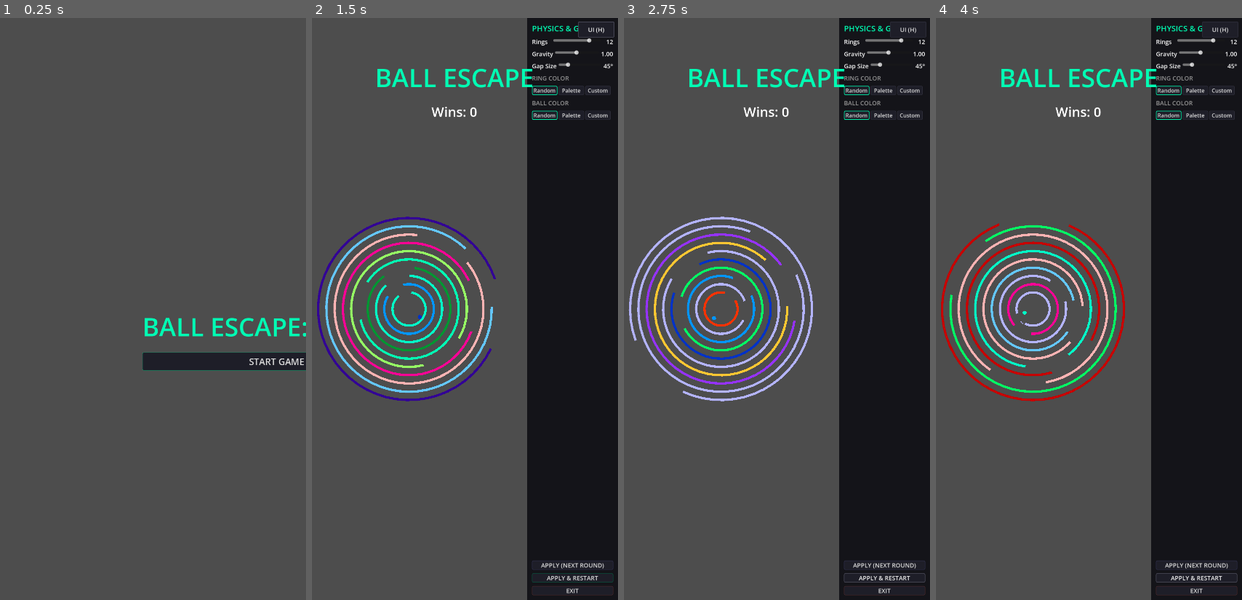
Above: before the commit, frames 1-4 (left to right).
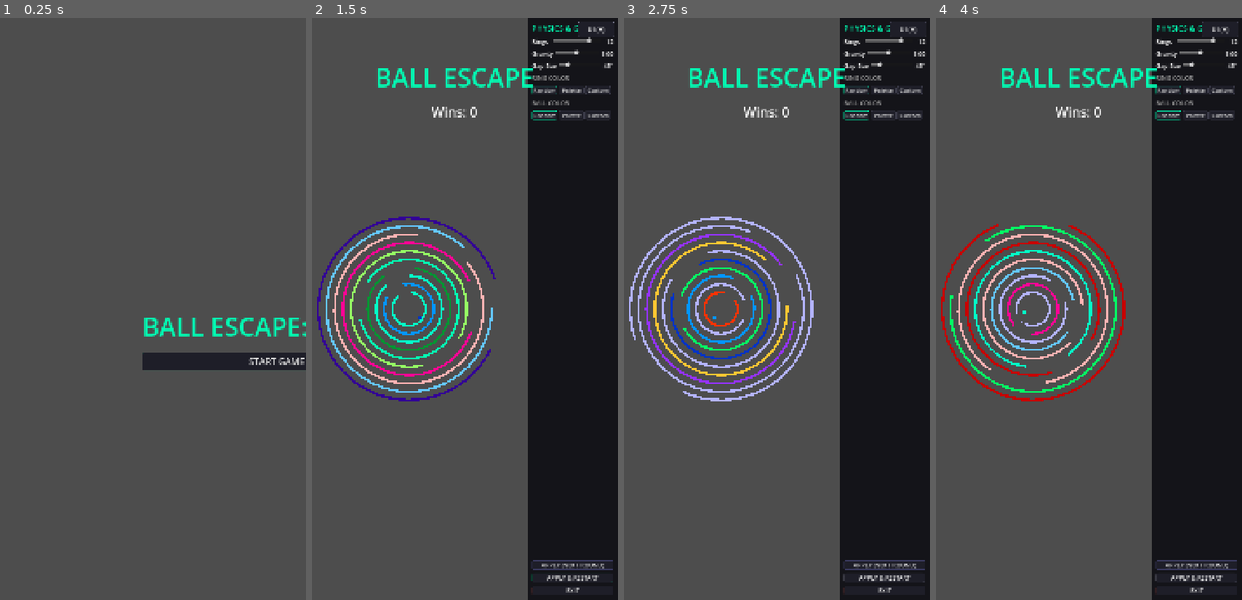
Above: after the commit, the same moments.

Repository: landmark283/godot-ballgame
Game: Godot game, scene res://main.tscn
The game is run twice, just before and just after one commit, with the same random seed, the same clock (stepped at 60 frames per second) and the same inputs.
Inputs:
- Up to frame 1 (0.25 s): no input
- Up to frame 2 (1.5 s): click "START GAME" at 0.5 s; click "UI (H)" at 1.25 s
- Up to frame 3 (2.75 s): click "APPLY & RESTART" at 2 s
- Up to frame 4 (4 s): click "APPLY & RESTART" at 2.75 s; click "APPLY & RESTART" at 3.5 s

The runs differ from the first frame. In frame 1, 0.7% of the frame differs, in the area x 46-100%, y 51-61%; in frame 2, 3.8%; in frame 3, 3.9%, in the area x 1-99%, y 0-100%; in frame 4, 3.8%.

Commit message:
出片分辨率加 4K 竖屏档：拉伸模式改 canvas_items + override.cfg 档位开关
背景：用户反馈「界面分辨率变成 540×960，出来的图太糊」。实测澄清：540×960 是
预览窗口（window_*_override），成片一直是 1080×1920；真正的问题是没法升档。

- stretch/mode: viewport -> canvas_items
  viewport 下改大视口只能撑大世界层（Camera2D.zoom 由 get_viewport_rect() 反推），
  UI 的写死像素（FONT_* / SIDEBAR_WIDTH / ui.gd 约 22 处布局）不会跟着变 ——
  实测视口 1080->2160 时标题字号占画面高从 0.04375 掉到 0.0219（抽帧图上小一半）。
  canvas_items 把逻辑尺寸留成 1080x1920（camera.zoom 仍 0.7562），用 canvas 变换
  统一放大，UI 与字体一起跟上，Viewport.oversampling 保证字体不糊。
  结论：升分辨率一行 .gd 都不用改。
- 新增两个 .movie 出片键（默认 1080x1920）
  canvas_items 下出片分辨率取 override，不写 .movie 会按预览窗口的 540x960 出片。
- 新增 tools/tier_4k.cfg：拷成 override.cfg 即 4K 档，删掉即回 1080
  override.cfg 是引擎官方的工程设置覆盖机制，已加进 .gitignore。
  实测 --resolution 对出片无效（只改窗口且被显示器裁掉）；自定义 feature tag
  只在导出后生效，编辑器二进制下读不到，所以两档位只能靠 override.cfg。
- README：新增「三个不同的分辨率」「两档出片分辨率」两节，删掉原先那条已被
  实测推翻的「必须是 viewport 模式」，并订正过时数字（8 环->12 环、zoom
  1.08709->0.75616、球屏幕半径 13.05->9.07 px）。
- config.gd：PLAYFIELD_FILL 注释里的 zoom 算例同步订正（仅注释）。

实测验证：默认档 1080x1920 整局 2192 帧录完 exit=0；4K 档 2160x3840 exit=0；
两档预览窗口都是 540x960；ffmpeg 读流头确认 1080x1920 / 2160x3840 DAR 9:16。

Diff:
--- a/project.godot
+++ b/project.godot
@@ -17,11 +17,23 @@
 
 [display]
 
+; ⚠️ 本工程有三个不同的「分辨率」，别混：
+;   viewport_*         逻辑设计尺寸（画布的尺子）。FONT_* / SIDEBAR_WIDTH 这些
+;                      写死的像素都以它为基准 —— 改它不会让 UI 跟着变大，
+;                      只会改变「一个像素代表多少内容」。
+;   window_*_override  预览窗口大小（只影响屏幕，不进成片）。
+;   ..._override.movie 出片分辨率。canvas_items 拉伸模式下由它决定；viewport
+;                      模式下由 viewport_* 决定。实测 `--resolution` 对出片
+;                      **无效**（只改窗口，还会被显示器裁掉）。
+; 两档位（1080×1920 / 4K 竖屏 2160×3840）靠 override.cfg 切，见 README
+; 「两档出片分辨率」一节；模板在 tools/tier_4k.cfg。
 window/size/viewport_width=1080
 window/size/viewport_height=1920
 window/size/window_width_override=540
 window/size/window_height_override=960
-window/stretch/mode="viewport"
+window/size/window_width_override.movie=1080
+window/size/window_height_override.movie=1920
+window/stretch/mode="canvas_items"
 
 [editor]
 
--- a/scripts/config.gd
+++ b/scripts/config.gd
@@ -37,7 +37,12 @@
 
 ## 盘面直径占**可见游戏区宽度**的比例。相机 zoom 由它反推 ——
 ## 所以换分辨率不会改变构图，想让盘面更大/更小也只改这一个数。
-## 默认：竖屏 1080 宽、8 环（外沿 457 世界单位）→ zoom = 1080×0.92/914 ≈ 1.087。
+## 默认：竖屏 1080 宽、12 环（外沿 657 世界单位）→ zoom = 1080×0.92/1314 ≈ 0.756。
+## 环境数（`DEFAULT_CFG.rings_count`）变了这个数就跟着变，它不是常量。
+##
+## ⚠️ 「换分辨率不改变构图」的前提是拉伸模式为 `canvas_items`（见 `project.godot`）：
+##    那时逻辑尺寸不变、所有东西被 canvas 变换统一放大。若用 `viewport` 模式改大视口，
+##    世界层会跟着变，但 UI 的写死像素不跟 —— 实测标题字号会缩成一半。
 ##
 ## ⚠️ 这里**没有** `WORLD_SCALE` 了。旧版把「世界→屏幕」缩放**乘了两次**
 ##    （几何里 ×0.7，相机 zoom 再 ×0.7，净 0.49），结果盘面只占画面宽的 33%；
--- /dev/null
+++ b/tools/tier_4k.cfg
@@ -0,0 +1,33 @@
+[display]
+
+; ============================================================================
+;  4K 竖屏出片档位（2160×3840）
+; ============================================================================
+;
+; 用法 —— 就三步：
+;
+;   Copy-Item godot-ballgame\tools\tier_4k.cfg godot-ballgame\override.cfg
+;   & $exe --path godot-ballgame --write-movie captures/round_4k.avi
+;   Remove-Item godot-ballgame\override.cfg
+;
+; `res://override.cfg` 是引擎**官方**的工程设置覆盖机制（见本地离线文档
+; `classes/class_projectsettings.rst.txt` 开头的 "Overriding"）：启动时读取，
+; 只覆盖这里列出的键，其余照旧。所以它是一个「档位开关」，不需要改
+; `project.godot`，也不会污染版本库（`override.cfg` 已进 `.gitignore`）。
+;
+; 为什么只写带 `.movie` 后缀的键：不加后缀的话预览窗口也会变成 2160×3840，
+; 在 1080p 显示器上会被裁成横屏。加了 `.movie` 就**只影响录制**。
+;
+; 为什么是「窗口 override」而不是「视口尺寸」：出片分辨率在 `canvas_items`
+; 拉伸模式下由 `window_*_override` 决定（实测；`viewport` 模式下才由
+; `viewport_*` 决定）。所以升档只要覆盖这两个键，逻辑尺寸仍是 1080×1920 ——
+; 构图、UI 字号、侧栏宽度全部原样，画面只是多了 4 倍像素。
+;
+; ⚠️ 别用命令行 `--resolution 2160x3840` 代替本文件：实测对出片无效。
+;
+; 实测（本机 1080p 屏）：
+;   project.godot 的 .movie = 1080×1920 + 本文件       → 出片 2160×3840 ✅
+;   删掉本文件                                          → 出片 1080×1920 ✅
+;   两种情况预览窗口都是 540×960（不受影响）✅
+window/size/window_width_override.movie=2160
+window/size/window_height_override.movie=3840
Not shown, changed: .gitignore
Not shown, changed: README.md
